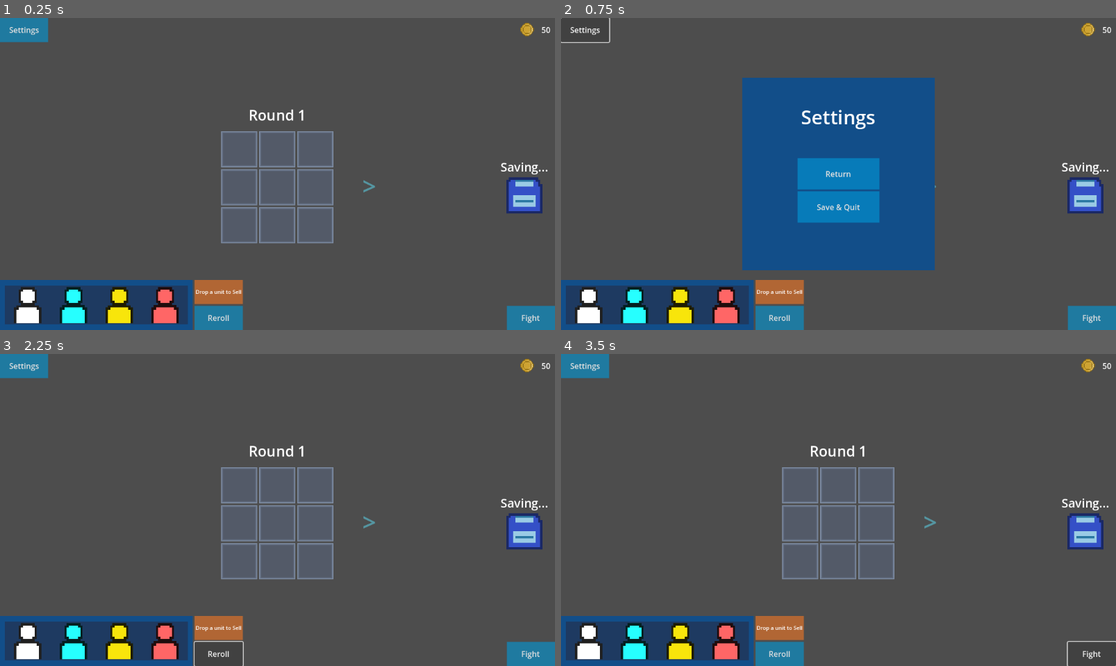
Above: before the commit, frames 1-4 (two rows, left to right).
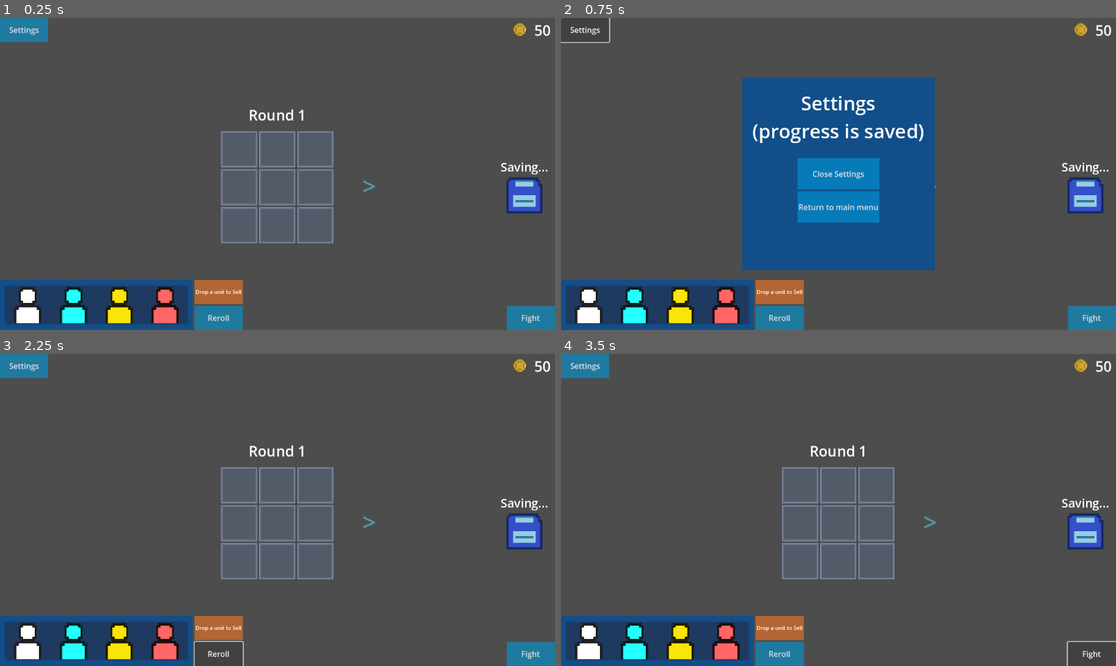
Above: after the commit, the same moments.

Repository: FontysRyan/PizzaProject1St2
Game: Godot game, scene res://Scenes/Buildscreen.tscn
Two runs of this game, one before a commit and one after it. Both use one fixed random seed, a clock stepped at 60 frames per second and the inputs below. This scene is started directly instead of the project's main scene.
Inputs:
- Up to frame 1 (0.25 s): no input
- Up to frame 2 (0.75 s): click "Settings" at 0.5 s
- Up to frame 3 (2.25 s): click "Return" (after the commit: "Close Settings") at 1.25 s; click "Reroll" at 2 s
- Up to frame 4 (3.5 s): click "Fight" at 2.75 s

The runs differ from the first frame. In frame 1, 0.2% of the frame differs, in the area x 92-100%, y 1-6%; in frame 2, 1.6%, in the area x 34-100%, y 1-63%; in frame 3, 0.2%; in frame 4, 0.2%.

Commit message:
Update UI text and labels for clarity and consistency
Refined button and label texts across BattleScreen, BuildScreen, and GameoverScreen for improved clarity and user experience. Notable changes include correcting 'Quit to mainmenu' to 'Quit to main menu', updating settings-related labels and button texts, adjusting font sizes, and removing an unused 'Special Unit Statistics' label from the GameoverScreen.

Diff:
--- a/Assets/UI/BattleScreen (UI).tscn
+++ b/Assets/UI/BattleScreen (UI).tscn
@@ -95,7 +95,7 @@
 size_flags_horizontal = 6
 size_flags_vertical = 2
 theme_override_styles/normal = SubResource("StyleBoxFlat_fu08q")
-text = "Quit to mainmenu"
+text = "Quit to main menu"
 
 [node name="TopBar" type="HBoxContainer" parent="MarginContainer"]
 custom_minimum_size = Vector2(0, 50)
--- a/Assets/UI/BuildScreen (UI).tscn
+++ b/Assets/UI/BuildScreen (UI).tscn
@@ -79,11 +79,12 @@
 grow_horizontal = 2
 grow_vertical = 2
 
-[node name="RoundsLabel" type="Label" parent="MarginContainer/PopupQuitMenu/CanvasLayer/Padding/VBoxContainer"]
+[node name="SettingsLabel" type="Label" parent="MarginContainer/PopupQuitMenu/CanvasLayer/Padding/VBoxContainer"]
 layout_mode = 2
 size_flags_vertical = 6
 theme_override_font_sizes/font_size = 40
-text = "Settings"
+text = "Settings
+(progress is saved)"
 horizontal_alignment = 1
 vertical_alignment = 3
 
@@ -94,7 +95,7 @@
 size_flags_horizontal = 6
 size_flags_vertical = 0
 theme_override_styles/normal = SubResource("StyleBoxFlat_k2x8r")
-text = "Return"
+text = "Close Settings"
 
 [node name="YesButton" type="Button" parent="MarginContainer/PopupQuitMenu/CanvasLayer/Padding/VBoxContainer"]
 z_index = 3
@@ -103,7 +104,7 @@
 size_flags_horizontal = 6
 size_flags_vertical = 2
 theme_override_styles/normal = SubResource("StyleBoxFlat_k2x8r")
-text = "Save & Quit"
+text = "Return to main menu"
 
 [node name="TopBar" type="HBoxContainer" parent="MarginContainer"]
 custom_minimum_size = Vector2(0, 50)
@@ -143,6 +144,7 @@
 layout_direction = 3
 layout_mode = 2
 size_flags_horizontal = 8
+theme_override_font_sizes/font_size = 30
 text = "50"
 horizontal_alignment = 2
 vertical_alignment = 1
--- a/Assets/UI/GameoverScreen (UI).tscn
+++ b/Assets/UI/GameoverScreen (UI).tscn
@@ -214,14 +214,6 @@
 size_flags_horizontal = 3
 text = "0"
 
-[node name="SubHeaderLabel4" type="Label" parent="HBoxContainer/VBoxContainer/Panel/VBoxContainer"]
-layout_mode = 2
-size_flags_horizontal = 4
-theme_override_colors/font_color = Color(0.7529412, 0.79607844, 0.8627451, 1)
-theme_override_font_sizes/font_size = 20
-text = "Special Unit Statistics"
-vertical_alignment = 1
-
 [node name="Item1Container8" type="HSplitContainer" parent="HBoxContainer/VBoxContainer/Panel/VBoxContainer"]
 layout_mode = 2
 split_offset = 5
